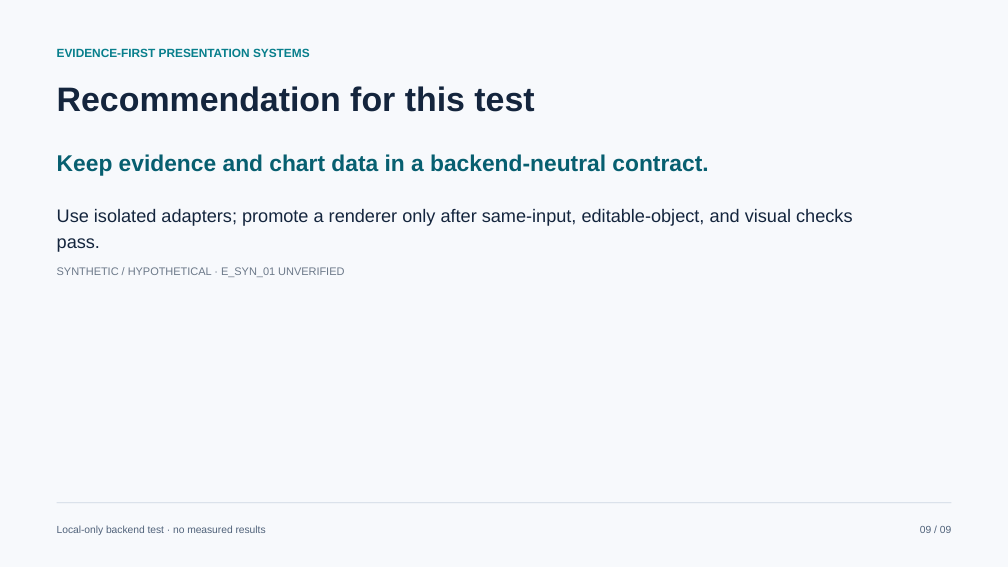
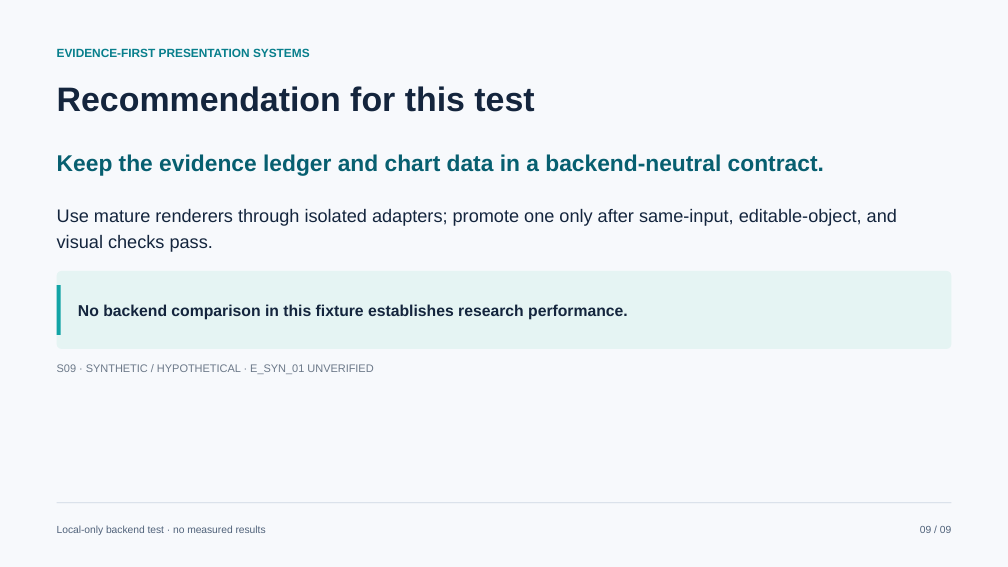
Before and after one commit to georgeorange-crypto/AIAutoSlides-Making, a slide deck: slide 9 of artifacts/open-source-bakeoff/pptagent/answer.pptx. Drawn at 1008x567 pixels with LibreOffice and Linux fonts; fonts in the diff are those of the drawing. Boxes give left, top, right and bottom in pixels: in the first picture for what was removed or moved away, otherwise in the second. Text is boxed around its words. In the diff, an @@ line names an element or a change of style, - is before the commit and + after.

```diff
--- a/artifacts/open-source-bakeoff/pptagent/answer.pptx
+++ b/artifacts/open-source-bakeoff/pptagent/answer.pptx
@@ text at (x1=57, y1=154, x2=824, y2=176): text changed @@
-Keep evidence and chart data in a backend-neutral contract.
+Keep the evidence ledger and chart data in a backend-neutral contract.
@@ text at (x1=57, y1=209, x2=897, y2=252): text changed @@
-Use isolated adapters; promote a renderer only after same-input, editable-object, and visual checks pass.
+Use mature renderers through isolated adapters; promote one only after same-input, editable-object, and visual checks pass.
@@ rounded rectangle added at (x1=57, y1=271, x2=951, y2=349), fill #E5F4F3 @@
@@ line added from (59, 285) to (59, 335), #12A4A6 3.75 pt @@
@@ text added at (x1=78, y1=304, x2=628, y2=320), 15 pt, text #14253D, bold @@
+No backend comparison in this fixture establishes research performance.
@@ text at (x1=57, y1=364, x2=373, y2=374): text changed @@
-SYNTHETIC / HYPOTHETICAL · E_SYN_01 UNVERIFIED
+S09 · SYNTHETIC / HYPOTHETICAL · E_SYN_01 UNVERIFIED
```
Also in this commit, not shown: 8 other slides changed, 41 other files.
